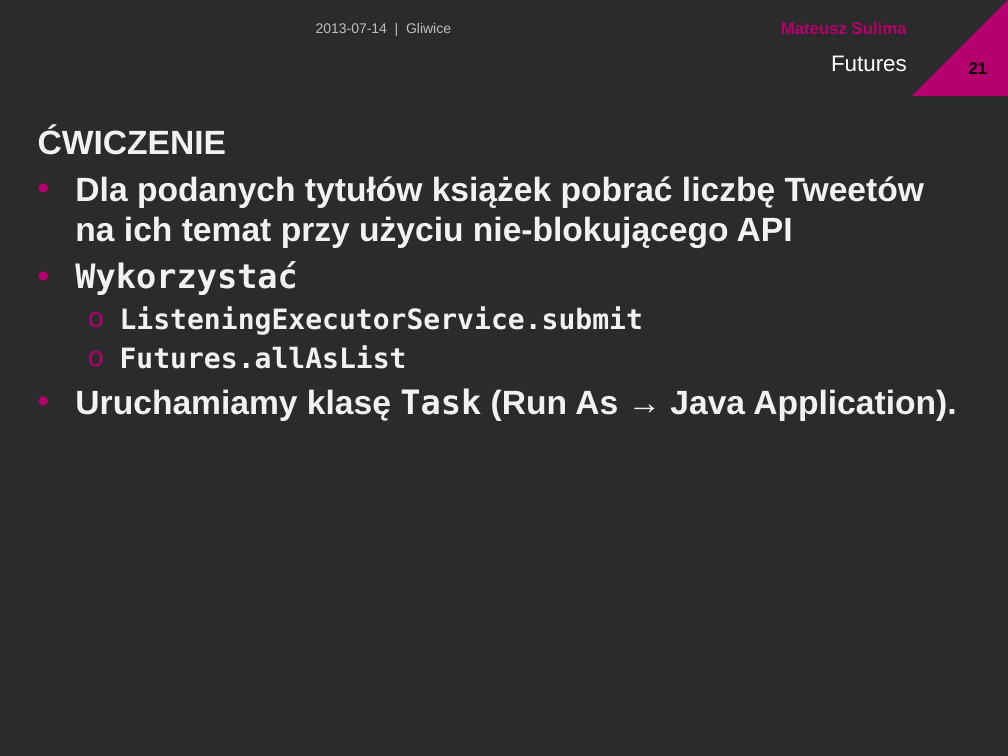
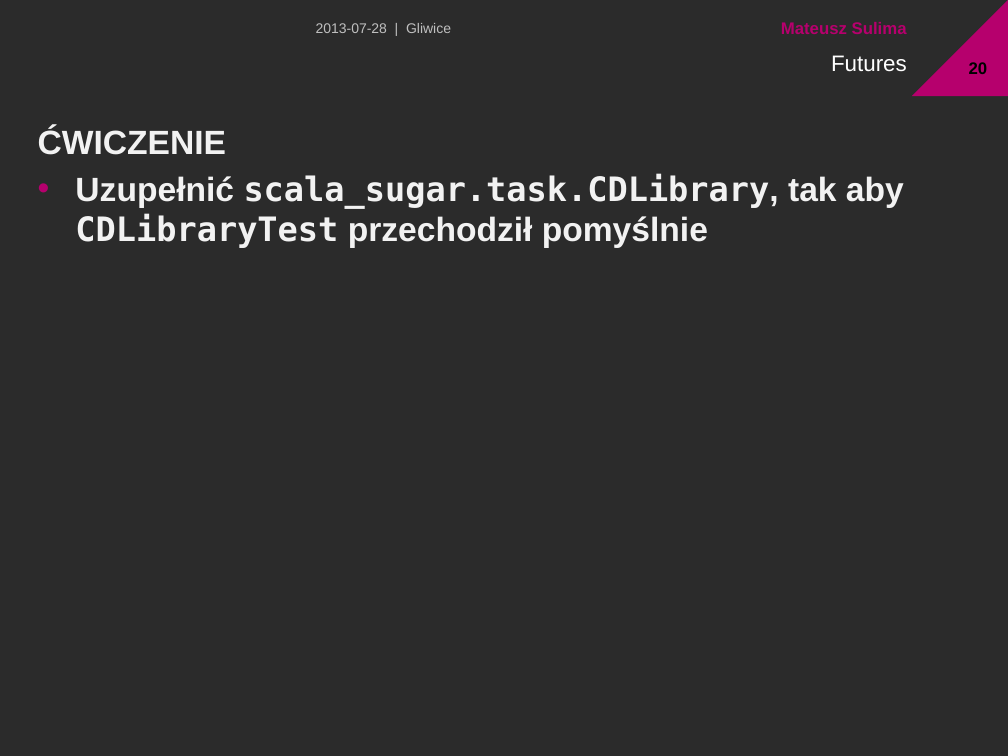
Before and after one commit to msulima/scala-sugar, a slide deck: slide 20 of Presentation.pptx (slide 21 before the commit). Drawn at 1008x756 pixels with LibreOffice and Linux fonts; fonts in the diff are those of the drawing; background and template pictures are left out; a plain dark background stands for a picture behind light text. Boxes give left, top, right and bottom in pixels: in the first picture for what was removed or moved away, otherwise in the second. Text is boxed around its words. In the diff, an @@ line names an element or a change of style, - is before the commit and + after.

```diff
--- a/Presentation.pptx
+++ b/Presentation.pptx
@@ text at [316, 23, 451, 33]: text changed @@
-2013-07-14 | Gliwice
+2013-07-28 | Gliwice
@@ page number at [969, 62, 988, 74]: text changed @@
-21
+20
@@ text at [75, 173, 904, 248]: text changed; font Arial to DejaVu Sans Mono @@
-• Dla podanych tytułów książek pobrać liczbę Tweetów na ich temat przy użyciu nie-blokującego API
-• Wykorzystać
-  o ListeningExecutorService.submit
-  o Futures.allAsList
-• Uruchamiamy klasę Task (Run As → Java Application).
+• Uzupełnić scala_sugar.task.CDLibrary, tak aby CDLibraryTest przechodził pomyślnie
```
Also in this commit, not shown: 19 other slides changed, 1 slide added, 2 slides removed, 2 other files.
